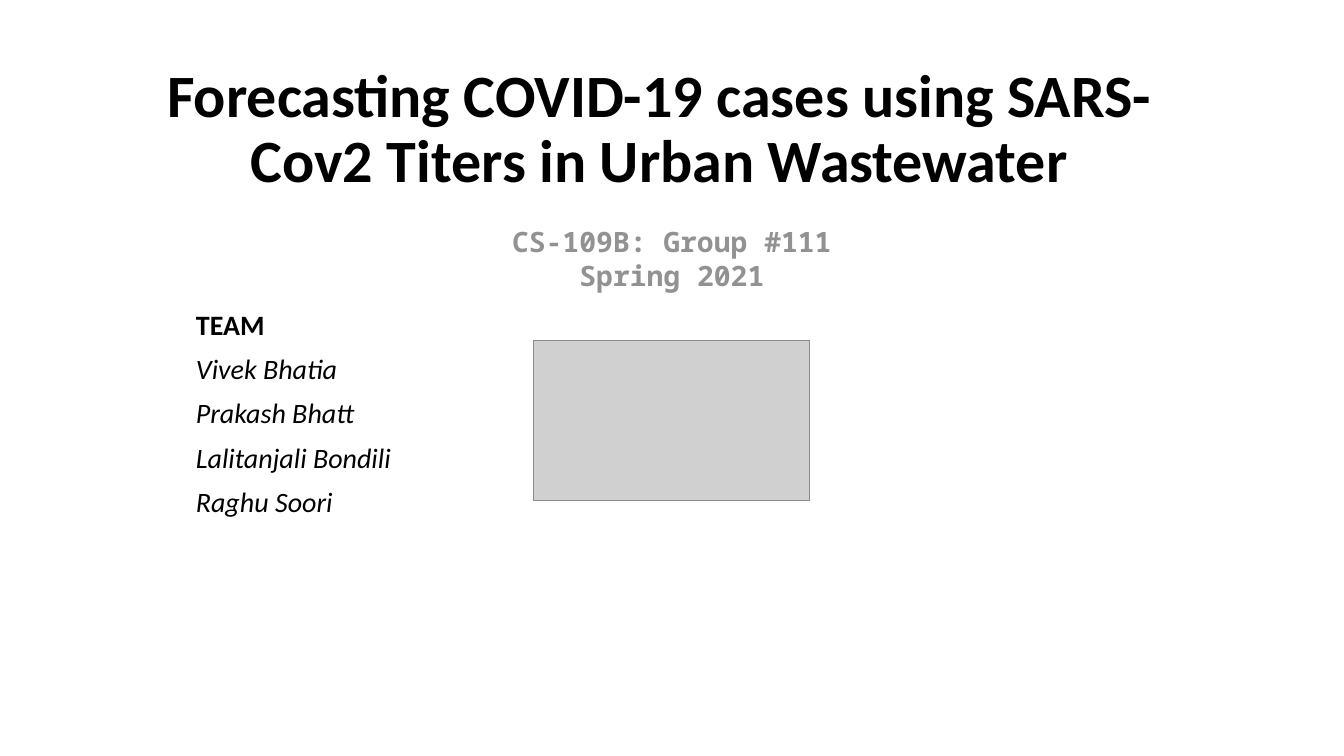
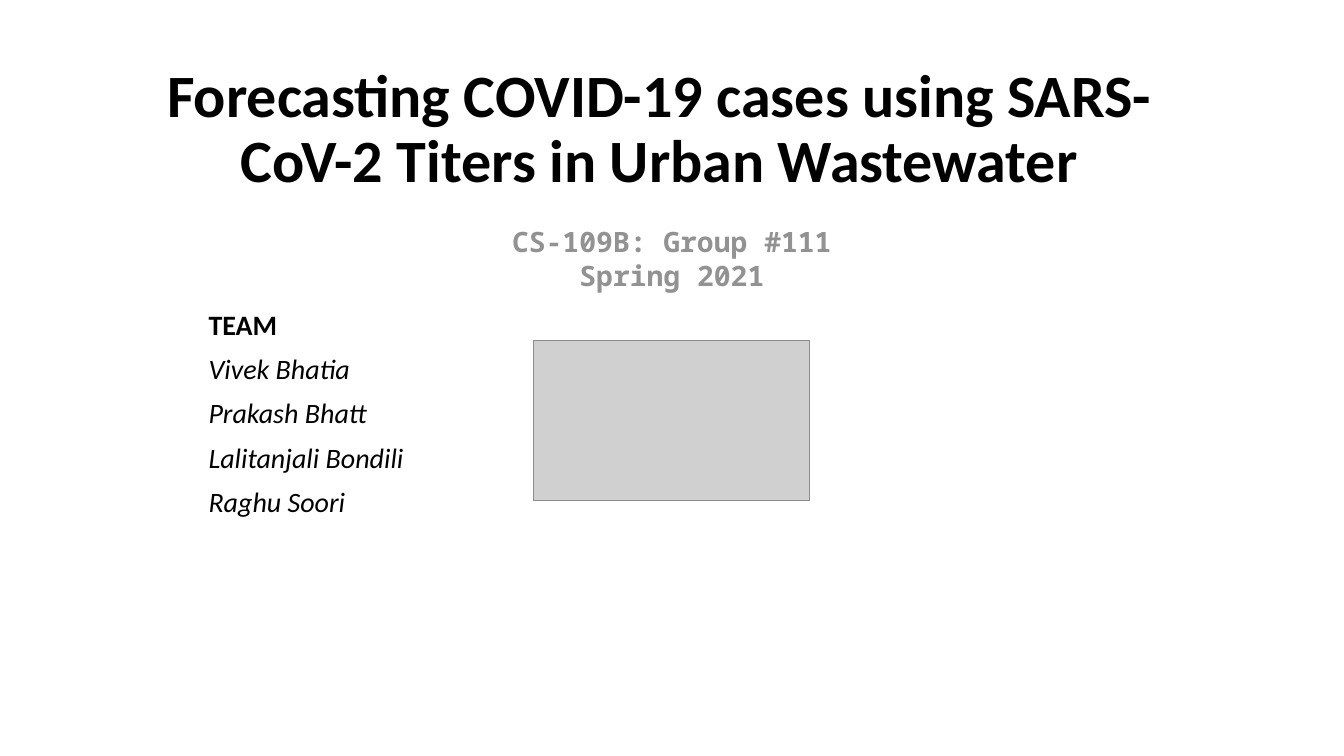
Before and after one commit to bhatiavr/cs109b-final-project-111, a slide deck: slide 1 of docs/Forecasting COVID-19 Cases Using SARS-Cov-2 Titers in Wastewater.pptx. Drawn at 1344x756 pixels with LibreOffice and Linux fonts; fonts in the diff are those of the drawing; grey boxes stand for pictures. Boxes give left, top, right and bottom in pixels: in the first picture for what was removed or moved away, otherwise in the second. Text is boxed around its words. In the diff, an @@ line names an element or a change of style, - is before the commit and + after.

```diff
--- a/docs/Forecasting COVID-19 Cases Using SARS-Cov-2 Titers in Wastewater.pptx
+++ b/docs/Forecasting COVID-19 Cases Using SARS-Cov-2 Titers in Wastewater.pptx
@@ text at (x1=167, y1=74, x2=1151, y2=183): text changed @@
-Forecasting COVID-19 cases using SARS-Cov2 Titers in Urban Wastewater
+Forecasting COVID-19 cases using SARS-CoV-2 Titers in Urban Wastewater
@@ text "TEAM" moved from (x1=196, y1=316, x2=391, y2=517) to (x1=209, y1=316, x2=404, y2=517) @@
```
